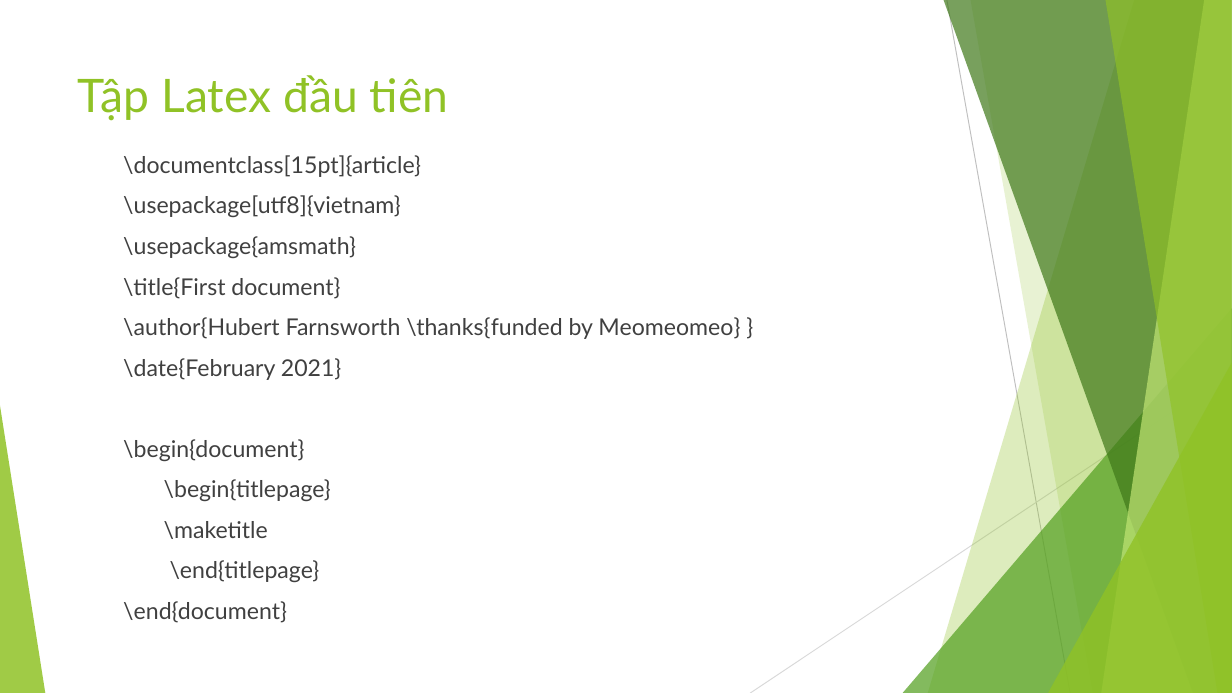
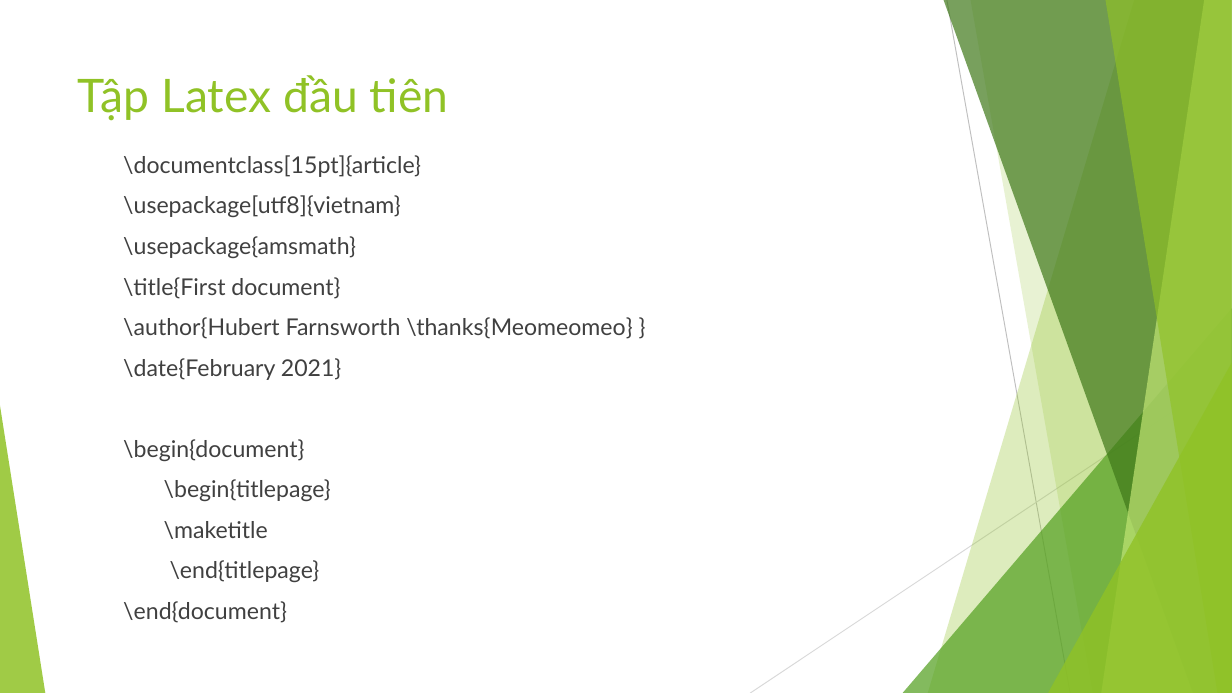
Before and after one commit to tientran0826/LaTeX, a slide deck: slide 22 of Bài 1/LATEX CƠ BẢN - Bài 1.pptx. Drawn at 1232x693 pixels with LibreOffice and Linux fonts; fonts in the diff are those of the drawing. Boxes give left, top, right and bottom in pixels: in the first picture for what was removed or moved away, otherwise in the second. Text is boxed around its words. In the diff, an @@ line names an element or a change of style, - is before the commit and + after.

```diff
--- a/Bài 1/LATEX CƠ BẢN - Bài 1.pptx
+++ b/Bài 1/LATEX CƠ BẢN - Bài 1.pptx
@@ text at [123,317,632,339]: text changed @@
-\author{Hubert Farnsworth \thanks{funded by Meomeomeo} }
+\author{Hubert Farnsworth \thanks{Meomeomeo} }
```
Also in this commit, not shown: 7 slides added, 4 other files.
